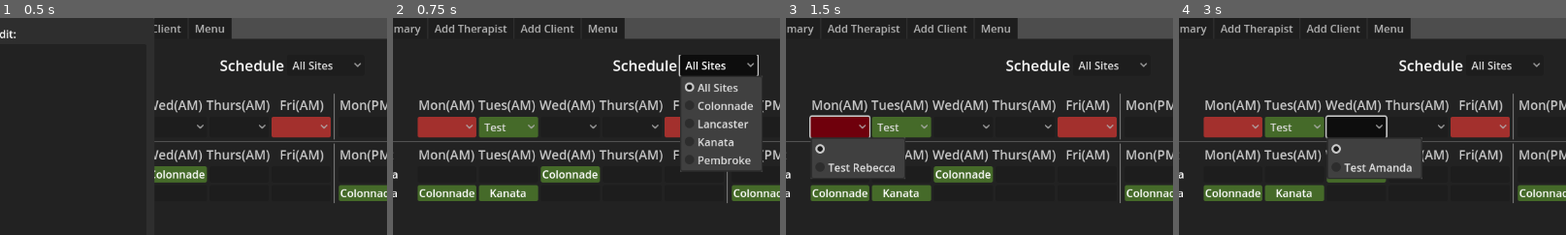
Above: before the commit, frames 1-4 (left to right).
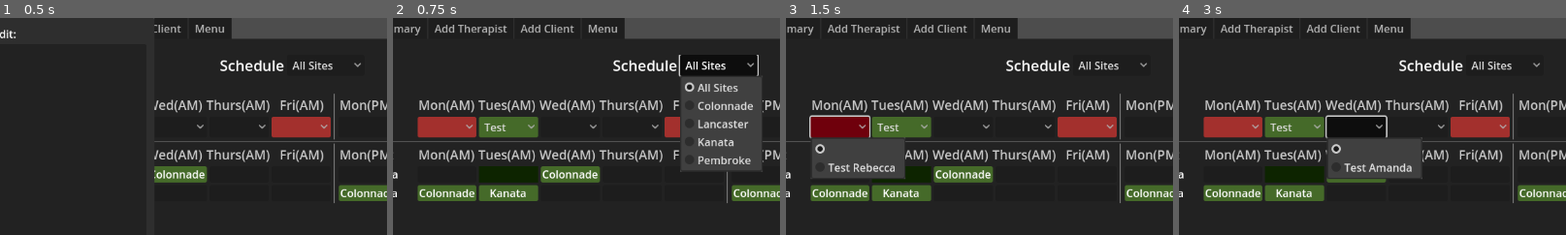
Above: after the commit, the same moments.

Repository: Nishi790/caseload_assigner
Game: Godot game, scene res://main_view.tscn
The game is run twice, just before and just after one commit, with the same random seed, the same clock (stepped at 60 frames per second) and the same inputs.
Inputs (mouse positions are % of the whole screen's width and height, from its top left):
- Up to frame 1 (0.5 s): no input
- Up to frame 2 (0.75 s): click "All Sites" at 0.5 s
- Up to frame 3 (1.5 s): click (19, 25) at 1.25 s
- Up to frame 4 (3 s): click "Test Amanda" at 2 s; click (35, 25) at 2.75 s
The pictures show only the part of the screen within x 12-62%, y 0-50%; the shares and areas given below are measured in that part.

Frame 1 is identical in both runs. In frame 2, 1.1% of the frame differs, in the area x 22-38%, y 68-76%; in frame 3, 0.6%; in frame 4, 1.1%.

Commit message:
Visually mark blocks in the schedule tht are booked with another client vas blocks not available to schedule

Diff:
--- a/UI/therapist_entry.gd
+++ b/UI/therapist_entry.gd
@@ -60,24 +60,29 @@
 		var panel: PanelContainer = target_label.get_parent()
 
 		if therapist.admin_blocks.has(block):
+			var label_string_starter: String
+			if therapist.therapist_type == Therapist.Type.LEAD:
+				label_string_starter = "Lead: "
+			target_label.tooltip_text = Schedule.get_site_string(site)
 			if site == Schedule.Site.ALL_SITES:
 				panel.theme_type_variation = "error"
-				target_label.set_text(Schedule.get_site_string(site))
+				target_label.set_text(label_string_starter + Schedule.get_site_string(site))
 			elif target_site == Schedule.Site.ALL_SITES or site == target_site:
 				panel.theme_type_variation = "free"
-				target_label.set_text(Schedule.get_site_string(site))
+				target_label.set_text(label_string_starter + Schedule.get_site_string(site))
 
 		else:
-			panel.theme_type_variation = ""
-			target_label.set_text("")
 			var site_string: String = Schedule.get_site_string(site)
 			var client_name: String = ""
+			target_label.set_text("")
 			if therapist.scheduled_blocks.has(block):
 				client_name = therapist.scheduled_blocks[block].client_name
 				var tool_tip_text = ": ".join([site_string, client_name])
 				target_label.tooltip_text = tool_tip_text
+				panel.theme_type_variation = "thx_booked"
 			else:
 				target_label.tooltip_text = site_string
+				panel.theme_type_variation = ""
 
 
 
--- a/UI/therapist_entry.tscn
+++ b/UI/therapist_entry.tscn
@@ -44,6 +44,8 @@
 layout_mode = 2
 mouse_filter = 1
 horizontal_alignment = 1
+clip_text = true
+text_overrun_behavior = 1
 
 [node name="PanelContainer2" type="PanelContainer" parent="HBoxContainer"]
 layout_mode = 2
@@ -54,6 +56,8 @@
 layout_mode = 2
 mouse_filter = 1
 horizontal_alignment = 1
+clip_text = true
+text_overrun_behavior = 1
 
 [node name="PanelContainer3" type="PanelContainer" parent="HBoxContainer"]
 layout_mode = 2
@@ -64,6 +68,8 @@
 layout_mode = 2
 mouse_filter = 1
 horizontal_alignment = 1
+clip_text = true
+text_overrun_behavior = 1
 
 [node name="PanelContainer4" type="PanelContainer" parent="HBoxContainer"]
 layout_mode = 2
@@ -74,6 +80,8 @@
 layout_mode = 2
 mouse_filter = 1
 horizontal_alignment = 1
+clip_text = true
+text_overrun_behavior = 1
 
 [node name="PanelContainer5" type="PanelContainer" parent="HBoxContainer"]
 layout_mode = 2
@@ -84,6 +92,8 @@
 layout_mode = 2
 mouse_filter = 1
 horizontal_alignment = 1
+clip_text = true
+text_overrun_behavior = 1
 
 [node name="VSeparator" type="VSeparator" parent="."]
 layout_mode = 2
@@ -101,6 +111,8 @@
 layout_mode = 2
 mouse_filter = 1
 horizontal_alignment = 1
+clip_text = true
+text_overrun_behavior = 1
 
 [node name="PanelContainer7" type="PanelContainer" parent="HBoxContainer2"]
 layout_mode = 2
@@ -111,6 +123,8 @@
 layout_mode = 2
 mouse_filter = 1
 horizontal_alignment = 1
+clip_text = true
+text_overrun_behavior = 1
 
 [node name="PanelContainer8" type="PanelContainer" parent="HBoxContainer2"]
 layout_mode = 2
@@ -121,6 +135,8 @@
 layout_mode = 2
 mouse_filter = 1
 horizontal_alignment = 1
+clip_text = true
+text_overrun_behavior = 1
 
 [node name="PanelContainer9" type="PanelContainer" parent="HBoxContainer2"]
 layout_mode = 2
@@ -131,6 +147,8 @@
 layout_mode = 2
 mouse_filter = 1
 horizontal_alignment = 1
+clip_text = true
+text_overrun_behavior = 1
 
 [node name="PanelContainer10" type="PanelContainer" parent="HBoxContainer2"]
 layout_mode = 2
@@ -141,6 +159,8 @@
 layout_mode = 2
 mouse_filter = 1
 horizontal_alignment = 1
+clip_text = true
+text_overrun_behavior = 1
 
 [node name="Delete" type="Button" parent="."]
 layout_mode = 2
--- a/main_theme.tres
+++ b/main_theme.tres
@@ -42,6 +42,9 @@
 corner_radius_bottom_right = 3
 corner_radius_bottom_left = 3
 
+[sub_resource type="StyleBoxFlat" id="StyleBoxFlat_5p7ow"]
+bg_color = Color(0.0515243, 0.140883, 2.40654e-08, 1)
+
 [sub_resource type="StyleBoxFlat" id="StyleBoxFlat_u4t6c"]
 bg_color = Color(0.774361, 0.315648, 0.311192, 1)
 corner_radius_top_left = 3
@@ -82,6 +85,8 @@
 free/styles/panel = SubResource("StyleBoxFlat_7nuun")
 lighter_panel/base_type = &"PanelContainer"
 lighter_panel/styles/panel = SubResource("StyleBoxFlat_oxeh3")
+thx_booked/base_type = &"PanelContainer"
+thx_booked/styles/panel = SubResource("StyleBoxFlat_5p7ow")
 unfilled/base_type = &"OptionButton"
 unfilled/constants/align_to_largest_stylebox = 1
 unfilled/styles/hover = SubResource("StyleBoxFlat_u4t6c")
Not shown: 1 places in main_theme.tres that only renumber resources
